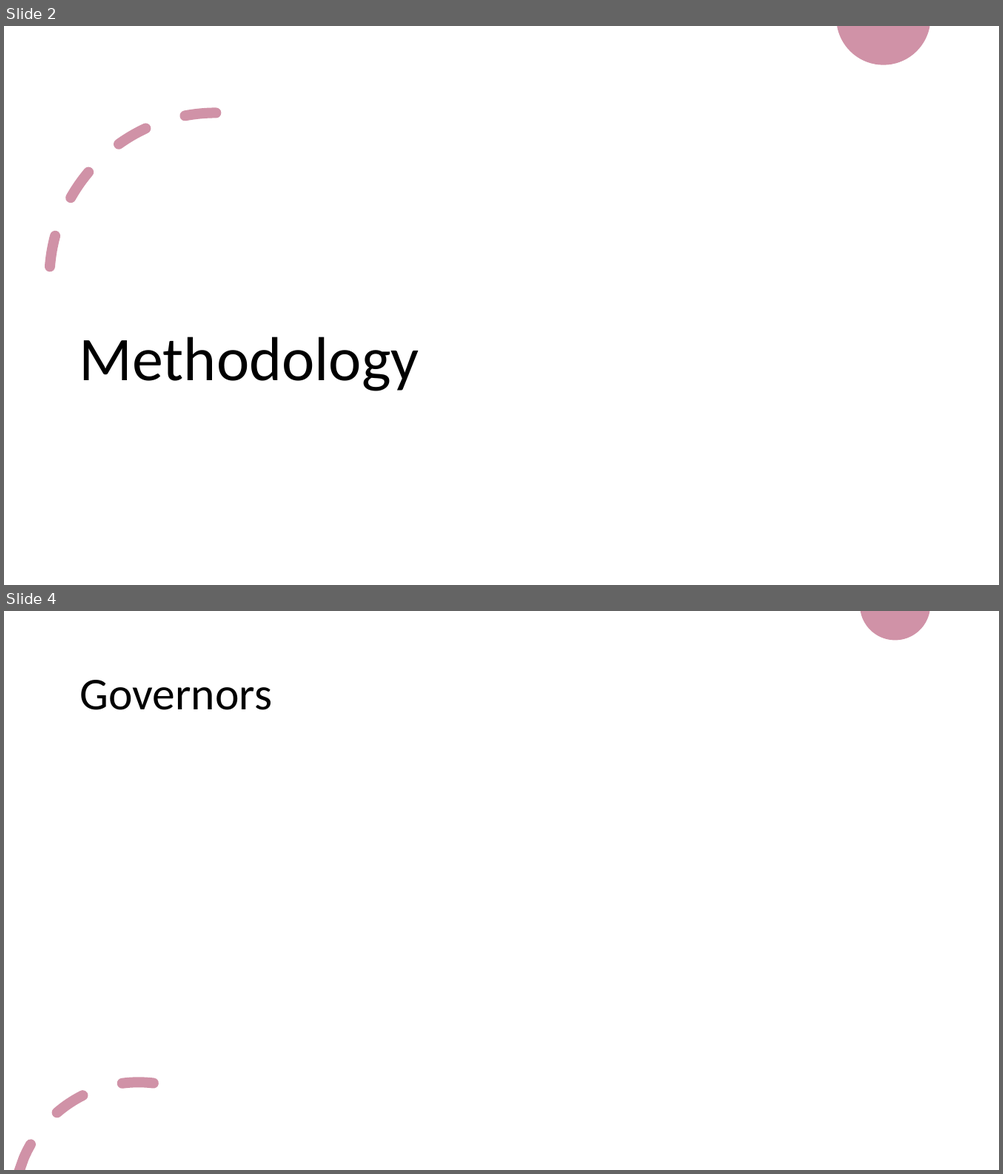
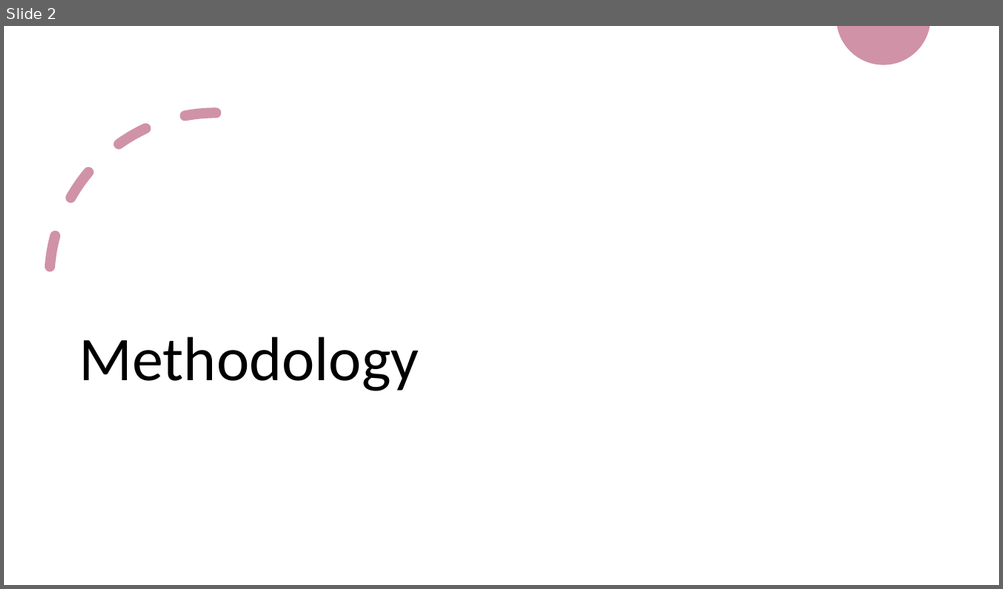
Before and after one commit to anazareth/tweet-proj, a slide deck: meta/Summary.pptx. Shown one above the other, each under a label of ours: slides 2 and 4 before the commit, slide 2 after it; the slides between them are not shown. The pictures are 1003x1174 and 1003x589 pixels, drawn with LibreOffice and Linux fonts; fonts in the diff are those of the drawing. Boxes give left, top, right and bottom in pixels: in the first picture for what was removed or moved away, otherwise in the second. Text is boxed around its words. In the diff, an @@ line names an element or a change of style, - is before the commit and + after.

```diff
--- a/meta/Summary.pptx
+++ b/meta/Summary.pptx
@@ slide 4 removed at <box>4,611,999,1170</box>, background #FFFFFF @@
@@ freeform shape removed at <box>860,611,930,640</box> @@
@@ title removed at <box>79,680,272,710</box> @@
-Governors
@@ freeform shape removed at <box>14,1077,159,1170</box> @@
```
Also in this commit, not shown: 2 slides changed, 12 slides added, 1 other slide removed, 4 other files.
